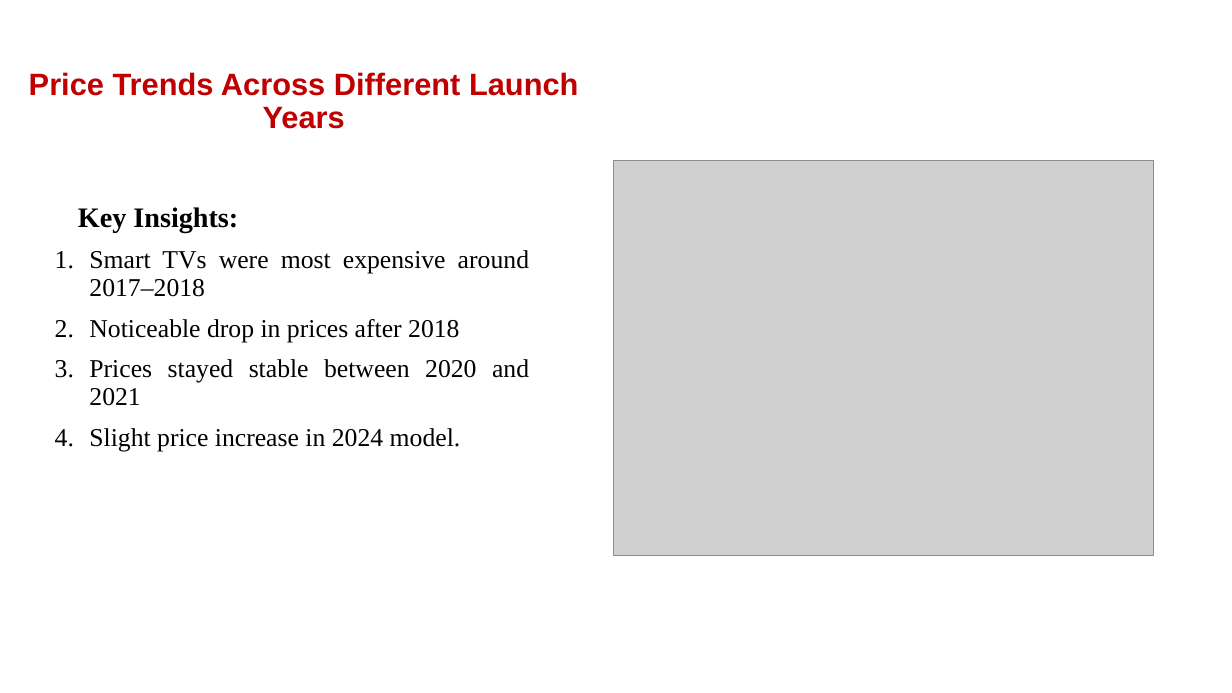
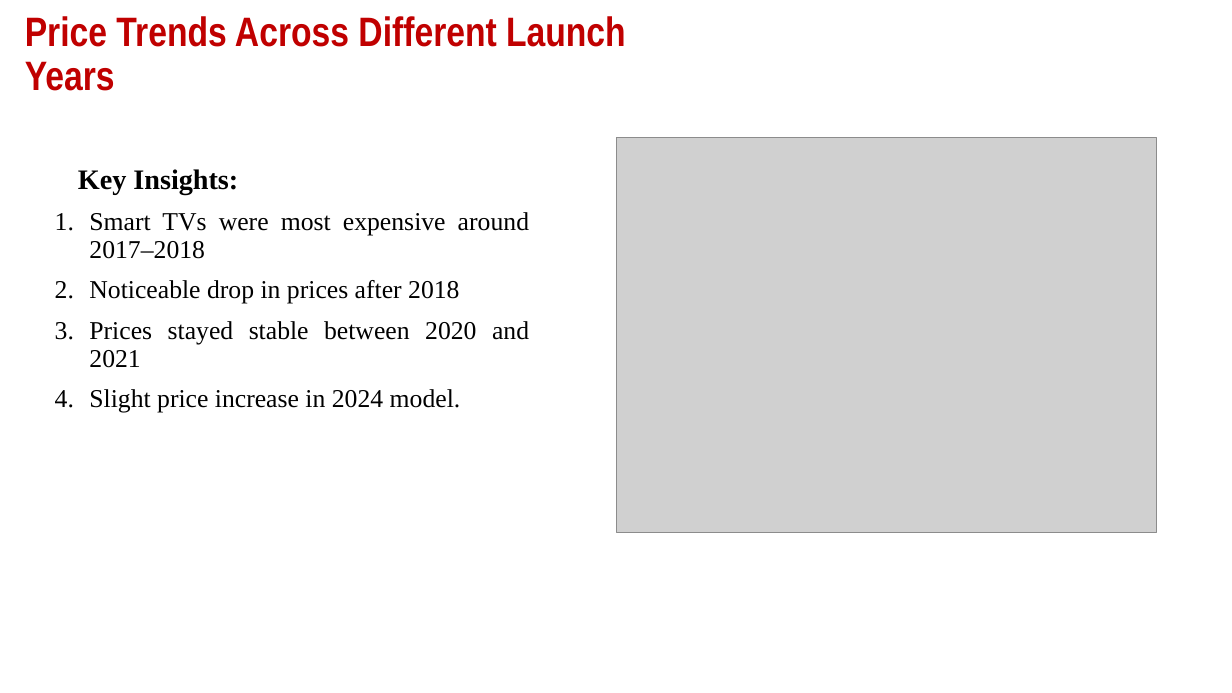
Before and after one commit to ManasaSiripurapu/smart-tv-analysis, a slide deck: slide 15 of SmartTV_DataAnalysis.pptx (slide 16 before the commit). Drawn at 1232x693 pixels with LibreOffice and Linux fonts; fonts in the diff are those of the drawing; grey boxes stand for pictures; background and template pictures are left out. Boxes give left, top, right and bottom in pixels: in the first picture for what was removed or moved away, otherwise in the second. Text is boxed around its words. In the diff, an @@ line names an element or a change of style, - is before the commit and + after.

```diff
--- a/SmartTV_DataAnalysis.pptx
+++ b/SmartTV_DataAnalysis.pptx
@@ text "Price Trends Across Different Launch ..." at <box>25,16,626,91</box>: size 24 to 32 pt, font Arial to Arial Narrow; alignment centre to left @@
@@ picture: place and size @@
-picture at <box>614,161,1153,555</box>
+picture at <box>616,138,1156,532</box>
@@ text "Key Insights:": place and size @@
-text "Key Insights:" at <box>78,207,529,451</box>
+text "Key Insights:" at <box>78,169,529,413</box>
```
Also in this commit, not shown: 19 other slides changed, 1 slide added, 3 slides removed.
